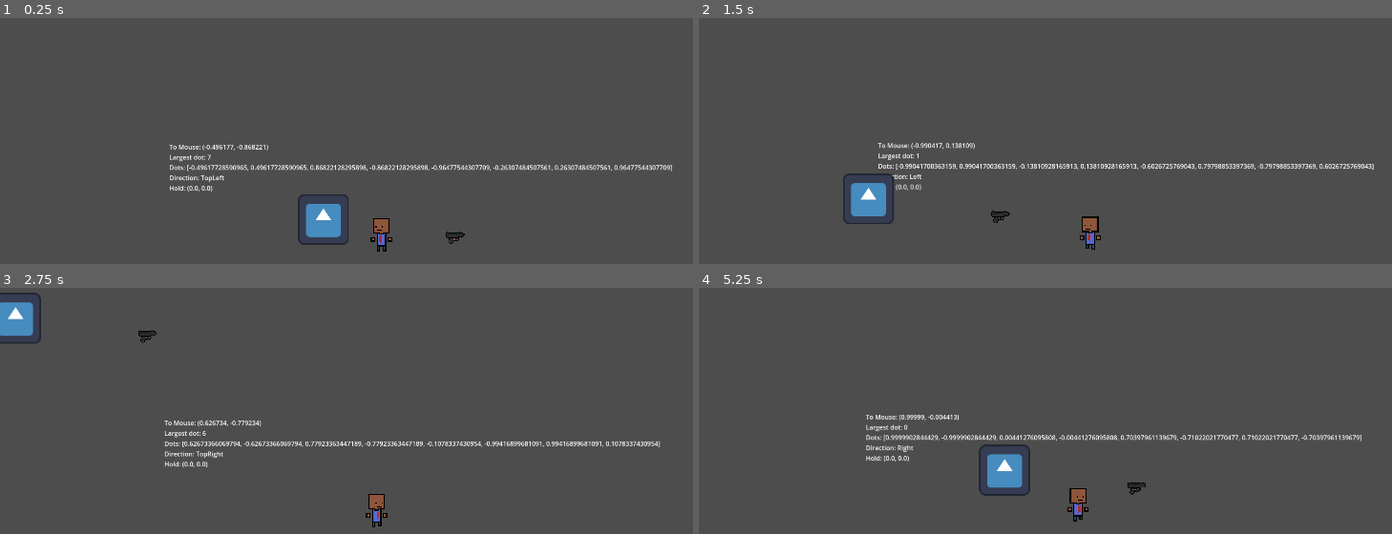
Above: before the commit, frames 1-4 (two rows, left to right).
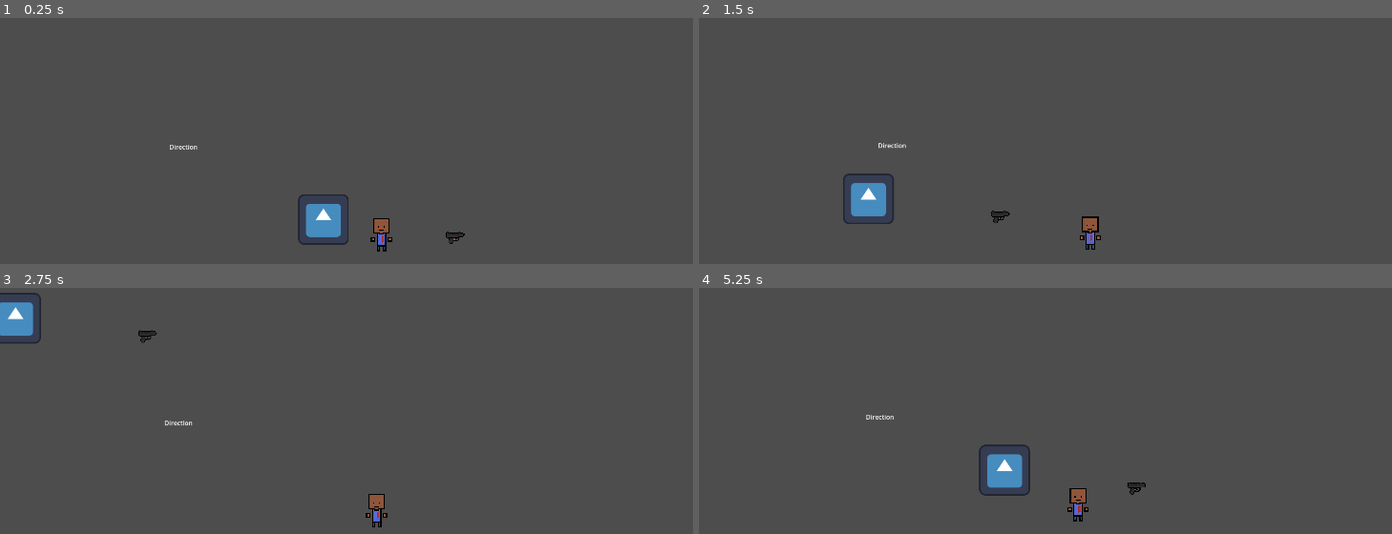
Above: after the commit, the same moments.

Repository: KarumGhag/Hitman-5
Game: Godot game, scene res://World/world.tscn
The game is run twice, just before and just after one commit, with the same random seed, the same clock (stepped at 60 frames per second) and the same inputs. The engine's default icon, where the game draws it, is replaced by a stand-in: a white triangle on a blue panel in a dark square.
Inputs (mouse positions are in pixels of both pictures, inside the frame that each line leads up to):
- Up to frame 1 (0.25 s): no input
- Up to frame 2 (1.5 s): move the mouse to (1156, 236) at 0.52 s; hold D (right) 0.53-1.28 s; tap H (holster) at 0.6 s; move the mouse to (927, 254) at 1.27 s; hold S (down) from 1.28 s (still down); tap Mouse wheel up (nextItem) at 1.35 s
- Up to frame 3 (2.75 s): move the mouse to (457, 408) at 2.02 s; release S (down) at 2.03 s; hold D (right) from 2.03 s (still down); tap E (pickup) at 2.1 s
- Up to frame 4 (5.25 s): move the mouse to (outside the picture) at 2.77 s; release D (right) at 2.78 s; hold W (up) 2.78-3.53 s; tap Mouse wheel down (prevItem) at 2.85 s; move the mouse to (outside the picture) at 3.52 s; hold A (left) 3.53-5.03 s; click (outside the picture) at 3.6 s; move the mouse to (851, 438) at 4.27 s; tap H (holster) at 4.35 s; move the mouse to (1121, 502) at 5.02 s; hold S (down) from 5.03 s (still down); tap Mouse wheel up (nextItem) at 5.1 s

The runs differ from the first frame. In frame 1, 1.4% of the frame differs, in the area x 24-97%, y 51-92%; in frame 2, 1.2%; in frame 3, 1.2%; in frame 4, 1.4%.

Commit message:
moved animations to a separate node

Diff:
--- /dev/null
+++ b/Player/animator.gd
@@ -0,0 +1,82 @@
+extends Node2D
+
+class_name PlayerAnimation
+
+@export var enabled : bool
+
+@export var player : Player
+@export var debugText : Label
+
+@export var headSprite : Sprite2D
+@export var bodySprite : Sprite2D
+@export var bodyAnimator : AnimationPlayer
+@export var headAnimator : AnimationPlayer
+
+var direction
+
+var directionToMouse : Vector2
+var mousePosition : Vector2
+
+#Getting direction to face
+var facing : Array[String] = ["Right", "Left", "Up", "Down", "BotRight", "BotLeft", "TopRight", "TopLeft"]
+
+var currentFacingInt : int
+var currentFacing : String
+var directionVectors : Array[Vector2] = [Vector2.RIGHT, Vector2.LEFT, Vector2.UP, Vector2.DOWN, Vector2(1, 1), Vector2(-1, 1), Vector2(1, -1), Vector2(-1, -1)]
+var dotProducts : Array[float] = [0, 0, 0, 0, 0, 0, 0, 0]
+var biggestDotIndex : int
+
+func _ready() -> void:
+
+
+	for i in range(len(directionVectors)):
+		directionVectors[i] = directionVectors[i].normalized()
+
+func _process(_delta) -> void:
+	if not enabled:
+		return
+
+	direction = player.direction
+
+	mousePosition = get_global_mouse_position()
+	directionToMouse = (player.global_position.direction_to(mousePosition)).normalized()
+
+	for i in range(len(dotProducts)):
+		dotProducts[i] = directionToMouse.dot(directionVectors[i])
+
+	biggestDotIndex = getLargest(dotProducts)
+
+	currentFacing = facing[biggestDotIndex]
+	currentFacingInt = biggestDotIndex
+
+	if direction:
+		bodyAnimator.play("Walk")
+	else:
+		bodyAnimator.play("Idle")
+
+	#if they arent facing up or down the head looks to the side
+	if currentFacingInt == 2 or currentFacingInt == 3:
+		headAnimator.play("Front")
+	else:
+		headAnimator.play("Side")
+
+	#this means they are facing left
+	if currentFacingInt == 1 or currentFacingInt == 7 or currentFacingInt == 5:
+		headSprite.flip_h = true
+		bodySprite.flip_h = true
+	else:
+		headSprite.flip_h = false
+		bodySprite.flip_h = false
+
+	debugText.text = "To Mouse: " + str(directionToMouse) + "\nLargest dot: " + str(biggestDotIndex) + "\nDots: " + str(dotProducts) + "\nDirection: " + str(currentFacing)
+
+func getLargest(arr : Array[float]) -> int:
+	var highest : float = -1
+	var index : int = -1
+
+	for i in range(len(arr)):
+		if arr[i] > highest:
+			highest = arr[i]
+			index = i
+
+	return index
--- a/Player/player.gd
+++ b/Player/player.gd
@@ -48,13 +48,9 @@
 @export var debugText : Label
 
 func _ready() -> void:
-
-
-	for i in range(len(directionVectors)):
-		directionVectors[i] = directionVectors[i].normalized()
+	pass
 
 func _process(_delta) -> void:
-	#holdPos = holdNode.global_position
 	currentItem = inventory.currentItem
 
 
@@ -69,39 +65,6 @@
 	velocity += steering * accel
 
 
-
-
-	directionToMouse = (global_position.direction_to(mousePosition)).normalized()
-	for i in range(len(dotProducts)):
-		dotProducts[i] = directionToMouse.dot(directionVectors[i])
-
-	biggestDotIndex = getLargest(dotProducts)
-
-	currentFacing = facing[biggestDotIndex]
-	currentFacingInt = biggestDotIndex
-
-	if direction:
-		bodyAnimator.play("Walk")
-	else:
-		bodyAnimator.play("Idle")
-
-	#if they arent facing up or down the head looks to the side
-	if currentFacingInt == 2 or currentFacingInt == 3:
-		headAnimator.play("Front")
-	else:
-		headAnimator.play("Side")
-
-	#this means they are facing left
-	if currentFacingInt == 1 or currentFacingInt == 7 or currentFacingInt == 5:
-		headSprite.flip_h = true
-		bodySprite.flip_h = true
-	else:
-		headSprite.flip_h = false
-		bodySprite.flip_h = false
-
-
-
-	debugText.text = "To Mouse: " + str(directionToMouse) + "\nLargest dot: " + str(biggestDotIndex) + "\nDots: " + str(dotProducts) + "\nDirection: " + str(currentFacing) + "\nHold: " + str(holdPos)
 
 	move_and_slide()
 
--- a/Player/player.tscn
+++ b/Player/player.tscn
@@ -1,10 +1,11 @@
-[gd_scene load_steps=14 format=3 uid="uid://r1rcdcocn5hc"]
+[gd_scene load_steps=15 format=3 uid="uid://r1rcdcocn5hc"]
 
 [ext_resource type="Script" uid="uid://ckxvqgoqxt3hh" path="res://Player/player.gd" id="1_bvebw"]
 [ext_resource type="Texture2D" uid="uid://d3ttw7pny6au8" path="res://Player/Player.png" id="2_5l58u"]
 [ext_resource type="Texture2D" uid="uid://bi1m84u5rnjuw" path="res://Player/PlayerHead.png" id="2_7wdtj"]
 [ext_resource type="Script" uid="uid://cwij3kfbw3nga" path="res://Inventory/PlayerInv.gd" id="4_gwnis"]
 [ext_resource type="Script" uid="uid://cchqjwlsf03he" path="res://Player/player_shoot.gd" id="6_fhl08"]
+[ext_resource type="Script" uid="uid://d3uec1c82qn8d" path="res://Player/animator.gd" id="6_vtle1"]
 
 [sub_resource type="RectangleShape2D" id="RectangleShape2D_gfpsm"]
 size = Vector2(5, 5)
@@ -194,3 +195,12 @@
 [node name="PlayerShoot" type="Node2D" parent="." node_paths=PackedStringArray("player")]
 script = ExtResource("6_fhl08")
 player = NodePath("..")
+
+[node name="Animator" type="Node2D" parent="." node_paths=PackedStringArray("player", "debugText", "headSprite", "bodySprite", "bodyAnimator", "headAnimator")]
+script = ExtResource("6_vtle1")
+player = NodePath("..")
+debugText = NodePath("../Debug")
+headSprite = NodePath("../HeadSprite")
+bodySprite = NodePath("../PlayerBody")
+bodyAnimator = NodePath("../PlayerBody/BodyAnim")
+headAnimator = NodePath("../HeadSprite/HeadAnim")
Not shown, added: Player/animator.gd.uid
